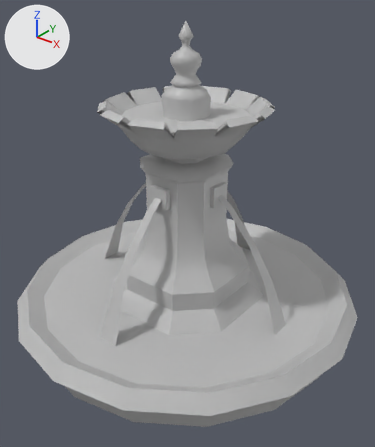
The FBX model High-Stakes/Assets/Art/Props/Models/obj_fountain.fbx, before and after one commit.
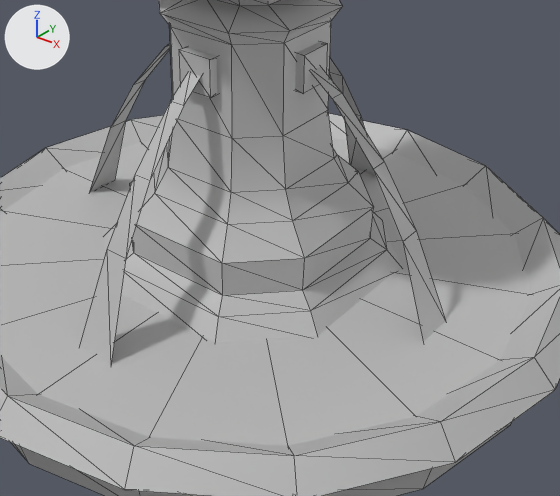
Each version appears first whole from a 50 mm lens placed at (1.79, -2.22, 2.05), pointed at (0.07, -0.07, 0.72), and next in a close-up on the part from 16% to 92% of the width and 36% to 92% of the height. Every picture has the same lights, and +X, +Y and +Z are marked at upper left. The close-ups show mesh edges as thin lines. Where no turn or scale is listed for an object, it has been applied to the vertices.

Names of what the first close-up shows: 'fountain', 'waterBot', 'waterSpouts'.
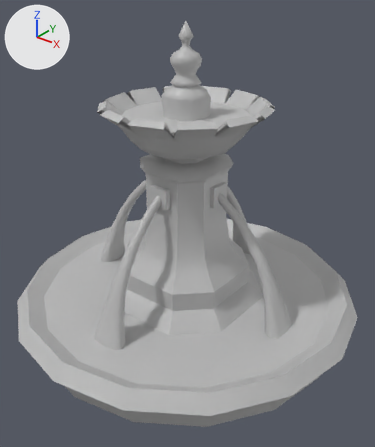
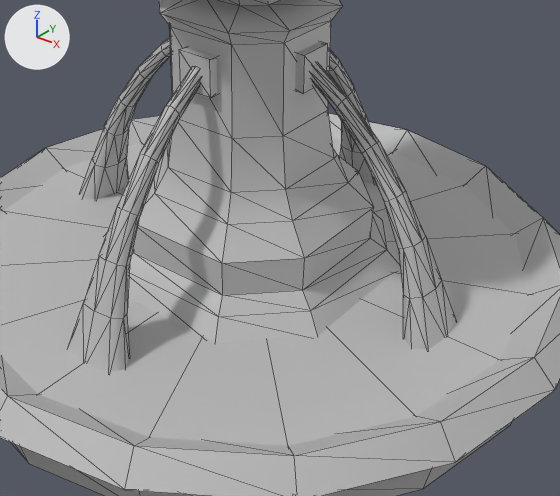
Where the newer file only moved an object's origin or applied its transform, the numbers keep the older frame.

What the commit changed:
me_mesh_003 is used by ob_waterspouts; location (0.0, 0.0, 0.564).
me_mesh_003 had 40 vertices, 32 faces and spanned x -0.697..0.697, y -0.697..0.697, z -0.366..0.366.
me_mesh_003 now has 224 vertices, 384 faces and spans x -0.74..0.74, y -0.74..0.74, z -0.384..0.384.
me_mesh_003 part 1: the loose piece of 10 vertices spanning x -0.697..-0.227, y -0.066..0.066, z -0.366..0.366 is rebuilt with 56 vertices and now spans x -0.74..-0.218, y -0.117..0.117, z -0.384..0.384.
me_mesh_003 part 2: the loose piece of 10 vertices spanning x -0.066..0.066, y -0.697..-0.227, z -0.366..0.366 is rebuilt with 56 vertices and now spans x -0.117..0.117, y -0.74..-0.218, z -0.384..0.384.
me_mesh_003 part 3: the loose piece of 10 vertices spanning x 0.227..0.697, y -0.066..0.066, z -0.366..0.366 is rebuilt with 56 vertices and now spans x 0.218..0.74, y -0.117..0.117, z -0.384..0.384.
me_mesh_003 part 4: the loose piece of 10 vertices spanning x -0.066..0.066, y 0.227..0.697, z -0.366..0.366 is rebuilt with 56 vertices and now spans x -0.117..0.117, y 0.218..0.74, z -0.384..0.384.
me_mesh_003 part 5: the surface is now shaded smooth.
Object 'waterSpouts' (ob_waterspouts) moves from (0.0, 0.0, 0.564) to (0.0, 0.0, 0.555).

What differs and where, as boxes (x1, y1, x2, y2) in the close-ups (560 x 496 px):
'waterSpouts', reshaped, moved
    before: (79, 43, 446, 364)
    after: (68, 37, 457, 372)
part 1 of me_mesh_003, rebuilt (12% wider, 9% taller)
    before: (89, 43, 170, 192)
    after: (80, 37, 171, 199)
part 2 of me_mesh_003, rebuilt (8% wider)
    before: (79, 72, 201, 364)
    after: (68, 68, 200, 372)
part 3 of me_mesh_003, rebuilt (8% wider)
    before: (311, 67, 446, 342)
    after: (311, 63, 457, 349)
part 4 of me_mesh_003, rebuilt
    before: (329, 59, 376, 175)
    after: (329, 50, 376, 184)
